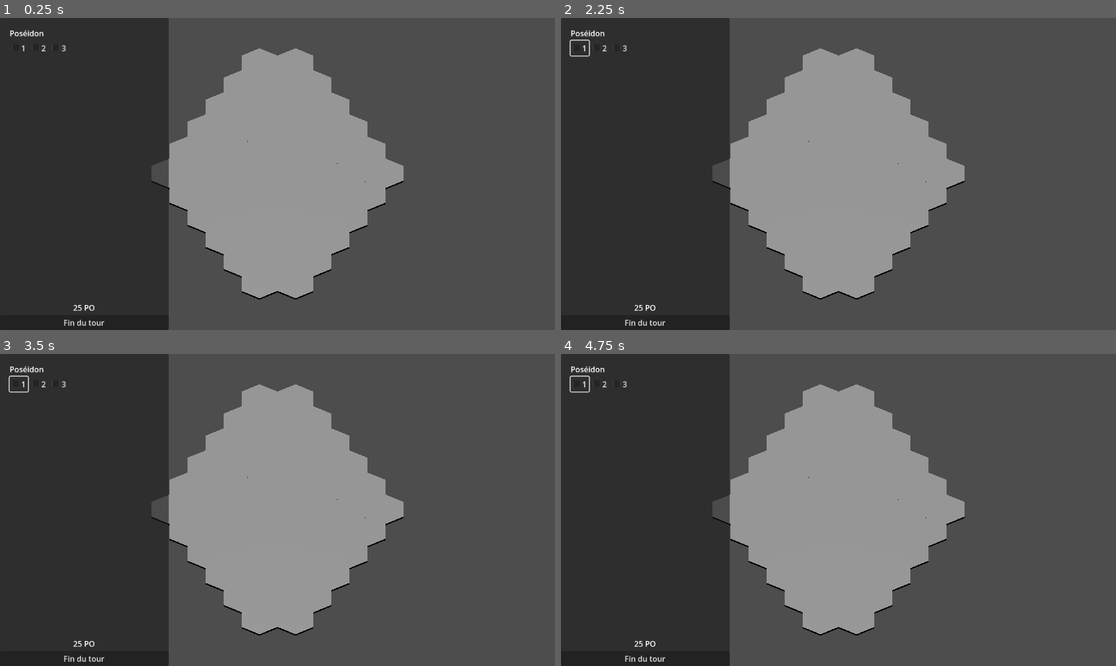
Above: before the commit, frames 1-4 (two rows, left to right).
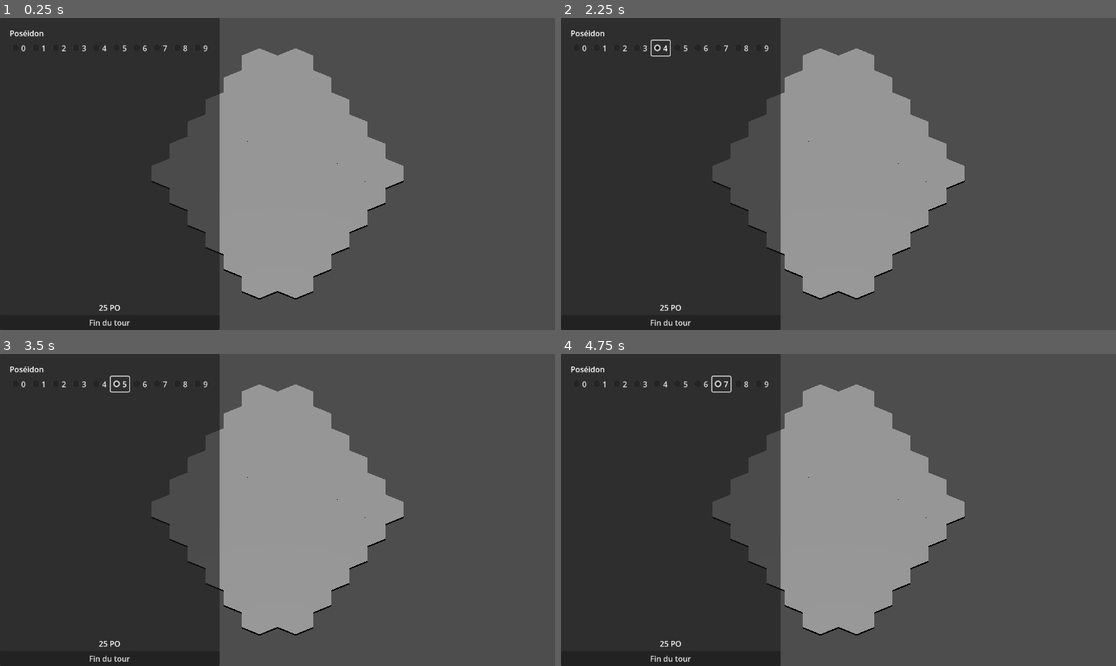
Above: after the commit, the same moments.

Repository: bemug/open-cyclades
Game: Godot game, scene res://entities/maps/test.tscn
Two runs of this game, one before a commit and one after it. Both use one fixed random seed, a clock stepped at 60 frames per second and the inputs below.
Inputs (mouse positions are in pixels of both pictures, inside the frame that each line leads up to):
- Up to frame 1 (0.25 s): no input
- Up to frame 2 (2.25 s): click "1" at 0.5 s; click (577, 49) at 1.25 s, where only the run after the commit has a clickable "0"; click (660, 49) at 2 s, where only the run after the commit has a clickable "4"
- Up to frame 3 (3.5 s): click (122, 385) at 2.75 s, where only the run after the commit has a clickable "5"
- Up to frame 4 (4.75 s): click (699, 385) at 3.5 s, where only the run after the commit has a clickable "6"; click (721, 385) at 4.25 s, where only the run after the commit has a clickable "7"

The runs differ from the first frame. In frame 1, 9.4% of the frame differs, in the area x 3-40%, y 0-100%; in frame 2, 9.5%; in frame 3, 9.5%, in the area x 1-40%, y 0-100%; in frame 4, 9.5%.

Commit message:
Add offerings buttons
Ensure we can't select several at the same time.

Diff:
--- a/entities/maps/test.tscn
+++ b/entities/maps/test.tscn
@@ -1,6 +1,7 @@
-[gd_scene load_steps=2 format=3 uid="uid://dh8ua3r0srcsj"]
+[gd_scene load_steps=3 format=3 uid="uid://dh8ua3r0srcsj"]
 
 [ext_resource type="PackedScene" uid="uid://fsv2txaxkuub" path="res://entities/hexgrid/hexgrid.tscn" id="1_qpkwb"]
+[ext_resource type="ButtonGroup" uid="uid://ddkb0lvan40id" path="res://entities/ui/gods/gods_button_group.tres" id="2_akt41"]
 
 [node name="Test" type="Node3D"]
 
@@ -56,17 +57,55 @@
 [node name="Offerings" type="HBoxContainer" parent="UI/MarginContainer/GodsTrack/GodContainer"]
 layout_mode = 2
 
-[node name="CheckBox" type="CheckBox" parent="UI/MarginContainer/GodsTrack/GodContainer/Offerings"]
+[node name="CheckBox0" type="CheckBox" parent="UI/MarginContainer/GodsTrack/GodContainer/Offerings"]
 layout_mode = 2
+button_group = ExtResource("2_akt41")
+text = "0"
+
+[node name="CheckBox1" type="CheckBox" parent="UI/MarginContainer/GodsTrack/GodContainer/Offerings"]
+layout_mode = 2
+button_group = ExtResource("2_akt41")
 text = "1"
 
 [node name="CheckBox2" type="CheckBox" parent="UI/MarginContainer/GodsTrack/GodContainer/Offerings"]
 layout_mode = 2
+button_group = ExtResource("2_akt41")
 text = "2"
 
 [node name="CheckBox3" type="CheckBox" parent="UI/MarginContainer/GodsTrack/GodContainer/Offerings"]
 layout_mode = 2
+button_group = ExtResource("2_akt41")
 text = "3"
+
+[node name="CheckBox4" type="CheckBox" parent="UI/MarginContainer/GodsTrack/GodContainer/Offerings"]
+layout_mode = 2
+button_group = ExtResource("2_akt41")
+text = "4"
+
+[node name="CheckBox5" type="CheckBox" parent="UI/MarginContainer/GodsTrack/GodContainer/Offerings"]
+layout_mode = 2
+button_group = ExtResource("2_akt41")
+text = "5"
+
+[node name="CheckBox6" type="CheckBox" parent="UI/MarginContainer/GodsTrack/GodContainer/Offerings"]
+layout_mode = 2
+button_group = ExtResource("2_akt41")
+text = "6"
+
+[node name="CheckBox7" type="CheckBox" parent="UI/MarginContainer/GodsTrack/GodContainer/Offerings"]
+layout_mode = 2
+button_group = ExtResource("2_akt41")
+text = "7"
+
+[node name="CheckBox8" type="CheckBox" parent="UI/MarginContainer/GodsTrack/GodContainer/Offerings"]
+layout_mode = 2
+button_group = ExtResource("2_akt41")
+text = "8"
+
+[node name="CheckBox9" type="CheckBox" parent="UI/MarginContainer/GodsTrack/GodContainer/Offerings"]
+layout_mode = 2
+button_group = ExtResource("2_akt41")
+text = "9"
 
 [node name="Commands" type="VBoxContainer" parent="UI"]
 layout_mode = 2
--- /dev/null
+++ b/entities/ui/gods/gods_button_group.tres
@@ -0,0 +1,3 @@
+[gd_resource type="ButtonGroup" format=3 uid="uid://ddkb0lvan40id"]
+
+[resource]
